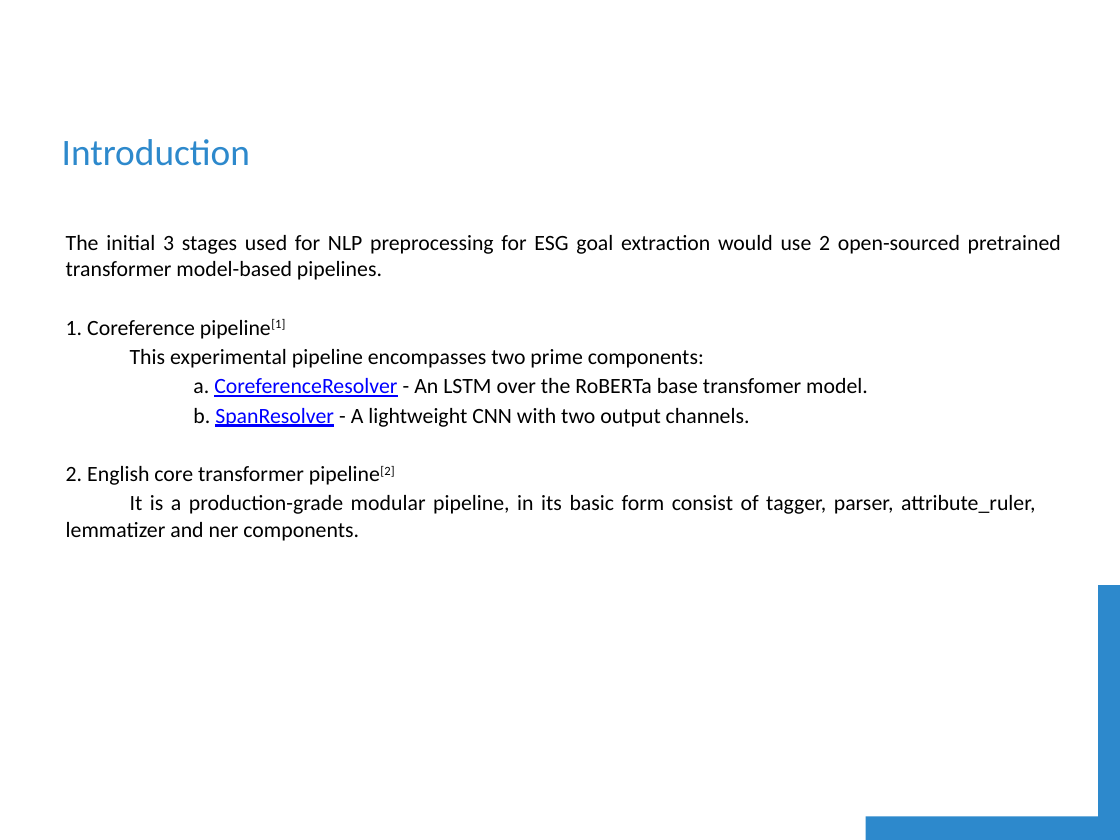
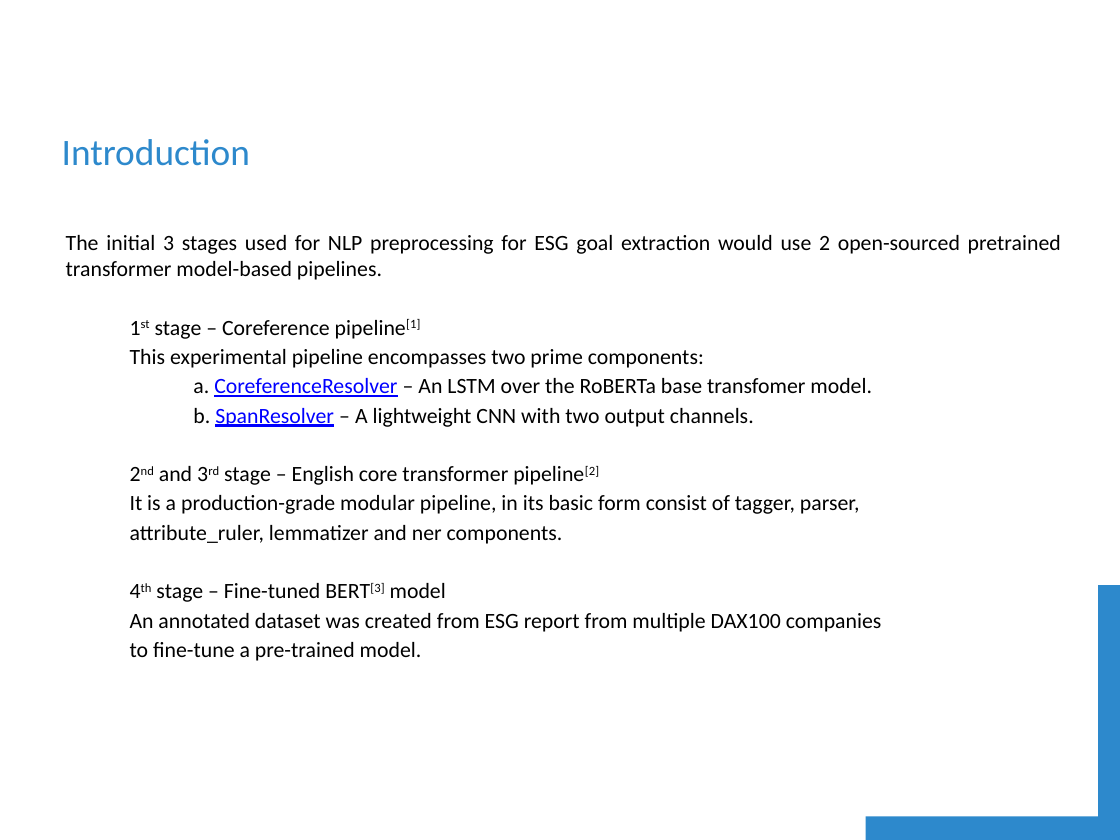
Before and after one commit to shubhamsuryawanshi/goal_extraction, a slide deck: slide 3 of documentation/Presentation.pptx. Drawn at 1120x840 pixels with LibreOffice and Linux fonts; fonts in the diff are those of the drawing; background and template pictures are left out. Boxes give left, top, right and bottom in pixels: in the first picture for what was removed or moved away, otherwise in the second. Text is boxed around its words. In the diff, an @@ line names an element or a change of style, - is before the commit and + after.

Commit message:
updated documentation and fine-tune inference process

```diff
--- a/documentation/Presentation.pptx
+++ b/documentation/Presentation.pptx
@@ text at <box>155,319,420,339</box>: text changed @@
-1. Coreference pipeline[1]
+  1st stage – Coreference pipeline[1]
@@ text at <box>130,378,882,661</box>: text changed @@
-a. CoreferenceResolver - An LSTM over the RoBERTa base transfomer model.
-b. SpanResolver - A lightweight CNN with two output channels.
-2. English core transformer pipeline[2]
-It is a production-grade modular pipeline, in its basic form consist of tagger, parser, attribute_ruler, lemmatizer and ner components.
+  a. CoreferenceResolver – An LSTM over the RoBERTa base transfomer model.
+  b. SpanResolver – A lightweight CNN with two output channels.
+  2nd and 3rd stage – English core transformer pipeline[2]
+  It is a production-grade modular pipeline, in its basic form consist of tagger, parser,
+  attribute_ruler, lemmatizer and ner components.
+  4th stage – Fine-tuned BERT[3] model
+  An annotated dataset was created from ESG report from multiple DAX100 companies
+  to fine-tune a pre-trained model.
```
Also in this commit, not shown: 7 other slides changed, 2 other files.
